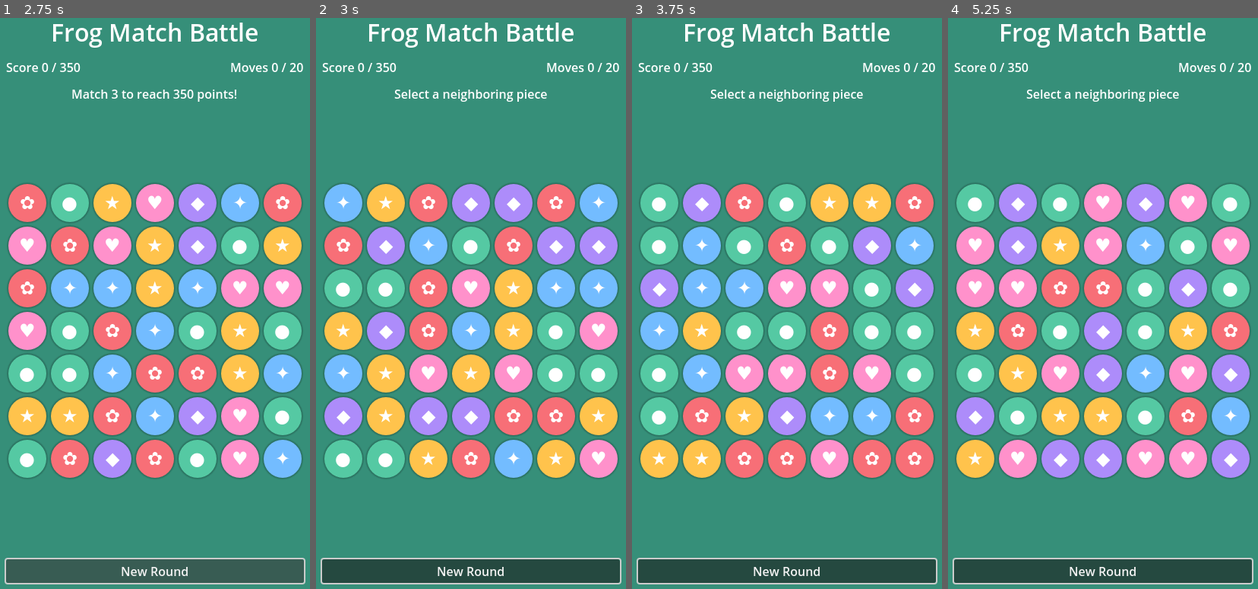
Above: before the commit, frames 1-4 (left to right).
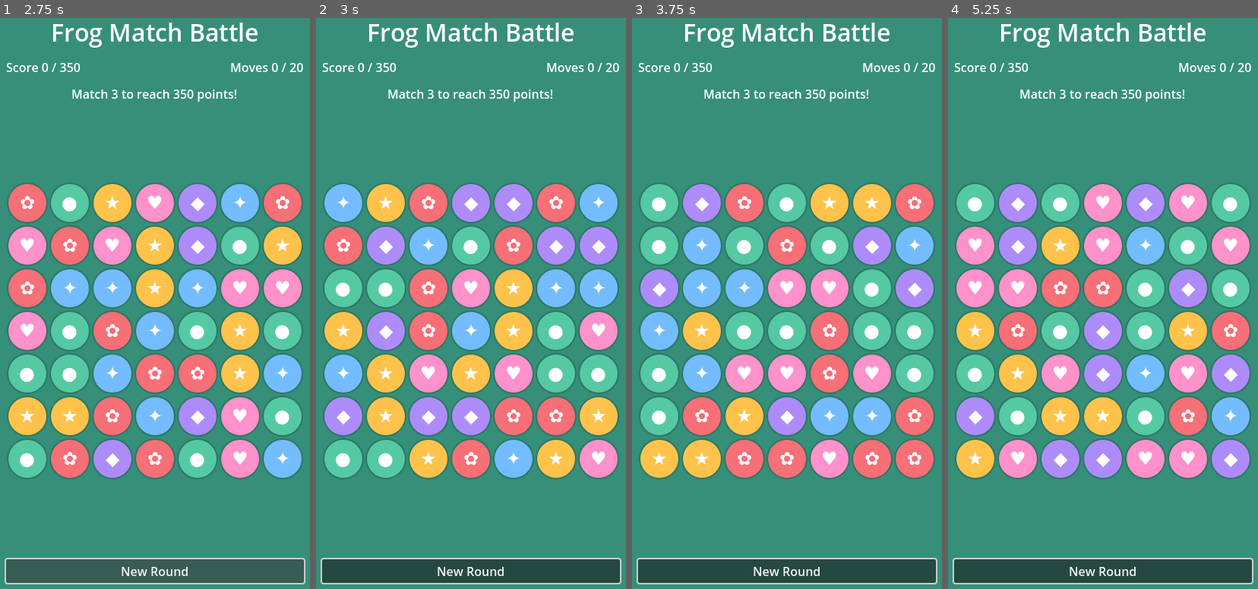
Above: after the commit, the same moments.

Repository: seanes71/Frog
Game: Godot game, scene res://Main.tscn
Same seed, same stepped clock (60 frames per second), same inputs: the game is played once before the commit and once after it.
Inputs (mouse positions are in pixels of both pictures, inside the frame that each line leads up to):
- Up to frame 1 (2.75 s): click "New Round" at 0.5 s; click "New Round" at 1.25 s; click "New Round" at 2 s
- Up to frame 2 (3 s): tap Enter at 2.75 s; move the mouse to (542, 269) at 2.77 s; click (542, 269) at 2.92 s
- Up to frame 3 (3.75 s): tap Space at 3.5 s; move the mouse to (721, 326) at 3.52 s; click (721, 326) at 3.67 s
- Up to frame 4 (5.25 s): tap Enter at 4.25 s; move the mouse to (1134, 166) at 4.27 s; click (1134, 166) at 4.42 s; tap Space at 5 s; move the mouse to (1087, 417) at 5.02 s; click (1087, 417) at 5.17 s

Frame 1 is identical in both runs. In frame 2, 0.5% of the frame differs, in the area x 23-77%, y 12-15%; in frame 3, 0.5%; in frame 4, 0.5%.

Commit message:
Improve Godot prototype mouse drag input and tile cleanup

Diff:
--- a/godot-frog-battle/Main.gd
+++ b/godot-frog-battle/Main.gd
@@ -19,6 +19,8 @@
 var score_label: Label
 var moves_label: Label
 var touch_index = -1
+var pointer_down = -1
+var pointer_origin = Vector2.ZERO
 var touch_origin = Vector2.ZERO
 
 func _ready():
@@ -90,7 +92,10 @@
 	face.offset_bottom = -3
 	var style = StyleBoxFlat.new()
 	style.bg_color = Color(PALETTE[cells[i]])
-	style.set_corner_radius_all(100)
+	style.corner_radius_top_left = 100
+	style.corner_radius_top_right = 100
+	style.corner_radius_bottom_left = 100
+	style.corner_radius_bottom_right = 100
 	style.shadow_color = Color(0, 0, 0, 0.25)
 	style.shadow_size = 3
 	face.add_theme_stylebox_override("panel", style)
@@ -108,6 +113,7 @@
 
 func _refresh():
 	for tile in tiles:
+		board.remove_child(tile)
 		tile.queue_free()
 	tiles.clear()
 	for i in range(N * N):
@@ -127,8 +133,14 @@
 			var start = touch_index
 			touch_index = -1
 			_gesture(start, event.position - touch_origin)
-	elif event is InputEventMouseButton and event.button_index == MOUSE_BUTTON_LEFT and event.pressed:
-		_select(i)
+	elif event is InputEventMouseButton and event.button_index == MOUSE_BUTTON_LEFT:
+		if event.pressed:
+			pointer_down = i
+			pointer_origin = event.global_position
+		elif pointer_down >= 0:
+			var start = pointer_down
+			pointer_down = -1
+			_gesture(start, event.global_position - pointer_origin)
 
 func _gesture(i, delta):
 	if delta.length() < 18:
